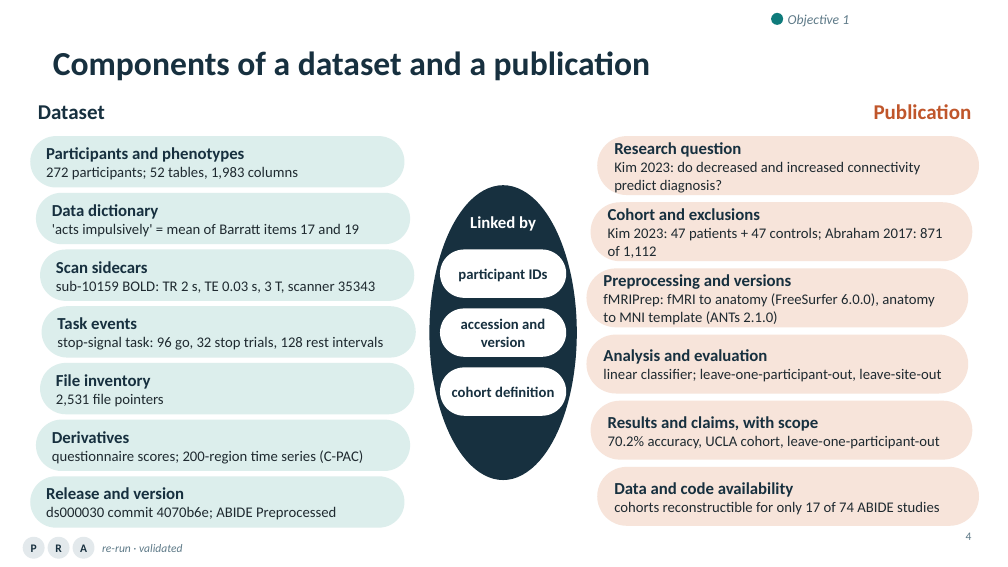
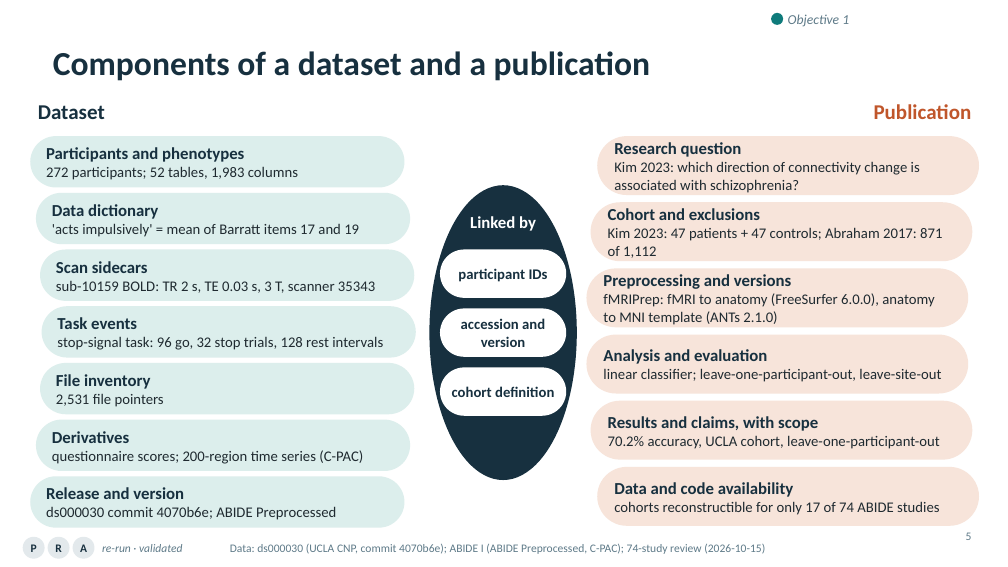
Before and after one commit to ReproNim/llm-workshop-kg, a slide deck: slide 5 of slides/Knowledge_Graphs_Skills_Neuroimaging_v4.pptx (slide 4 before the commit). Drawn at 1008x567 pixels with LibreOffice and Linux fonts; fonts in the diff are those of the drawing. Boxes give left, top, right and bottom in pixels: in the first picture for what was removed or moved away, otherwise in the second. Text is boxed around its words. In the diff, an @@ line names an element or a change of style, - is before the commit and + after.

```diff
--- a/slides/Knowledge_Graphs_Skills_Neuroimaging_v4.pptx
+++ b/slides/Knowledge_Graphs_Skills_Neuroimaging_v4.pptx
@@ text in rounded rectangle at bbox=[614, 161, 920, 193]: text changed @@
-Kim 2023: do decreased and increased connectivity predict diagnosis?
+Kim 2023: which direction of connectivity change is associated with schizophrenia?
@@ page number at bbox=[966, 532, 972, 540]: text changed @@
-4
+5
@@ text added at bbox=[230, 544, 765, 554], 11 pt, text #5E7A88 @@
+Data: ds000030 (UCLA CNP, commit 4070b6e); ABIDE I (ABIDE Preprocessed, C-PAC); 74-study review (2026-10-15)
```
Also in this commit, not shown: 53 other slides changed, 2 slides added, 2 slides removed, 1 other file.
